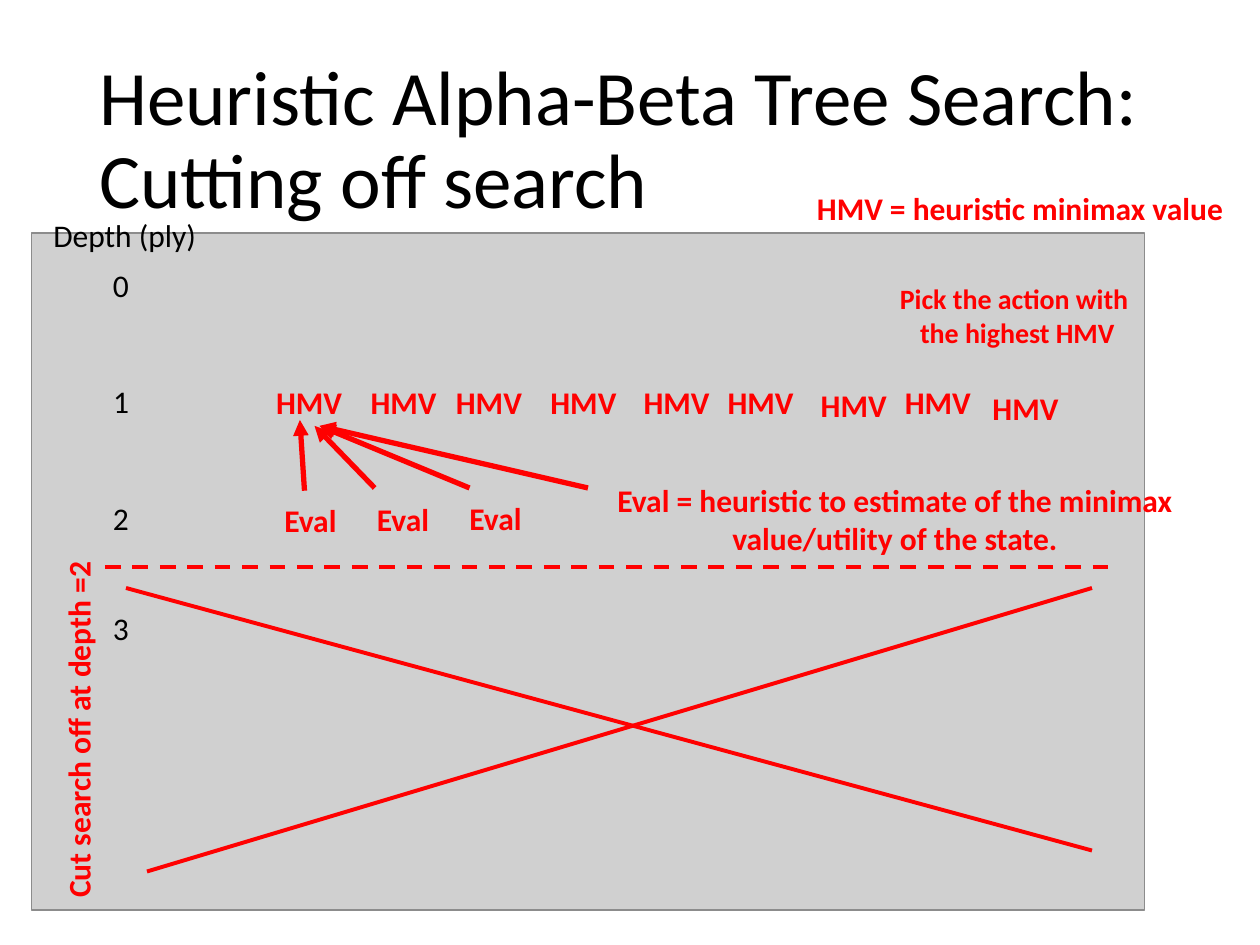
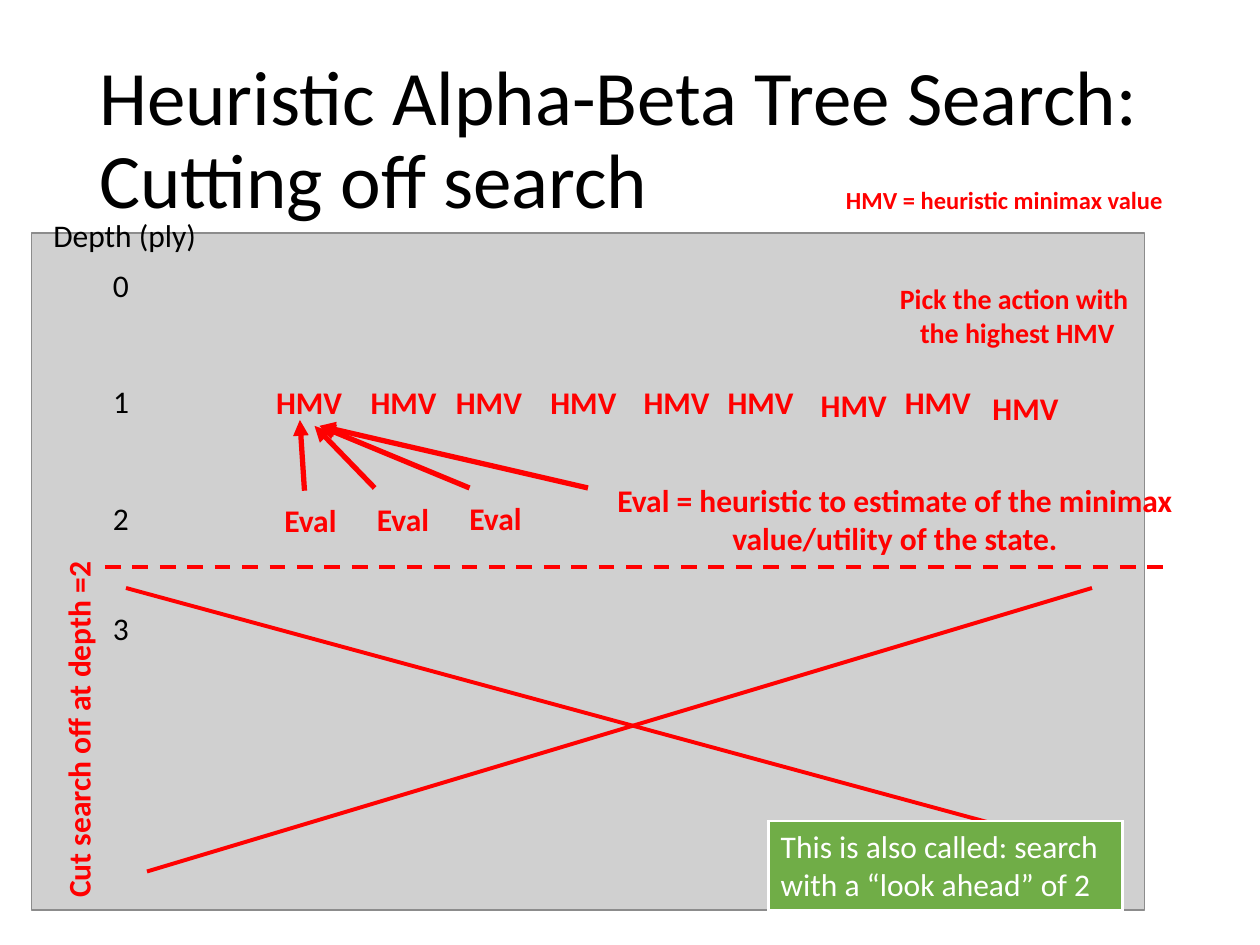
Before and after one commit to mhahsler/CS7320-AI, a slide deck: slide 27 of slides/05_games.pptx. Drawn at 1260x945 pixels with LibreOffice and Linux fonts; fonts in the diff are those of the drawing; grey boxes stand for pictures. Boxes give left, top, right and bottom in pixels: in the first picture for what was removed or moved away, otherwise in the second. Text is boxed around its words. In the diff, an @@ line names an element or a change of style, - is before the commit and + after.

Commit message:
added look ahead.

```diff
--- a/slides/05_games.pptx
+++ b/slides/05_games.pptx
@@ text "HMV = heuristic minimax value": place and size @@
-text "HMV = heuristic minimax value" at [817, 198, 1222, 221]
+text "HMV = heuristic minimax value" at [846, 191, 1163, 210]
@@ text "HMV = heuristic minimax value" at [846, 191, 1163, 210]: size 18 to 14 pt @@
@@ line moved from (105, 567) - (1113, 567) to (105, 567) - (1173, 567) @@
@@ rectangle added at [769, 822, 1123, 911], fill #70AD47, outline #FFFFFF 1.5 pt, 18 pt, text #FFFFFF @@
+This is also called: search with a “look ahead” of 2
```
Also in this commit, not shown: 1 other slide changed, 1 other file.
